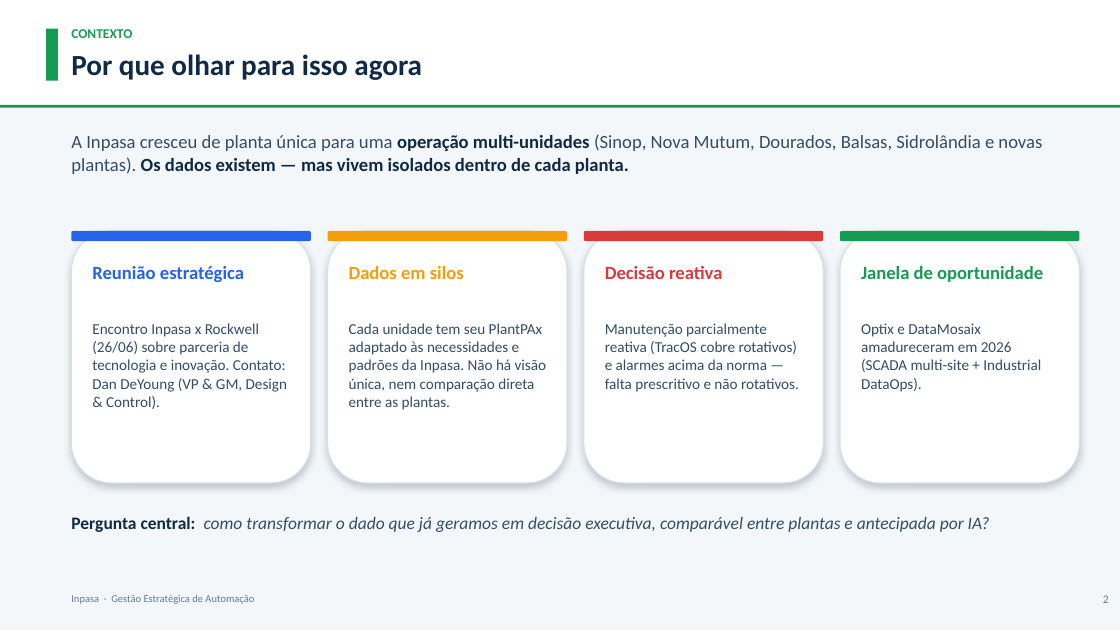
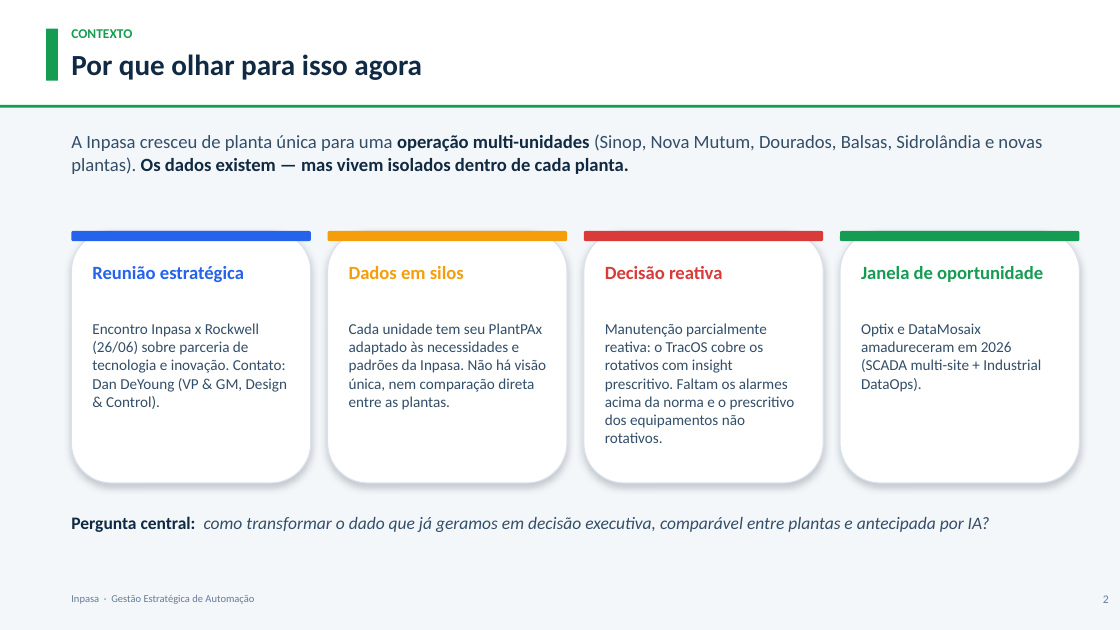
Before and after one commit to ItielGoncalves/ICG2025, a slide deck: slide 2 of 2026.06.28 - MULTI - DataOps na Prática IA a Serviço da Alta Gestão vFINAL.pptx. Drawn at 1120x630 pixels with LibreOffice and Linux fonts; fonts in the diff are those of the drawing. Boxes give left, top, right and bottom in pixels: in the first picture for what was removed or moved away, otherwise in the second. Text is boxed around its words. In the diff, an @@ line names an element or a change of style, - is before the commit and + after.

```diff
--- a/2026.06.28 - MULTI - DataOps na Prática IA a Serviço da Alta Gestão vFINAL.pptx
+++ b/2026.06.28 - MULTI - DataOps na Prática IA a Serviço da Alta Gestão vFINAL.pptx
@@ text at (605, 323, 795, 443): text changed @@
-Manutenção parcialmente reativa (TracOS cobre rotativos) e alarmes acima da norma — falta prescritivo e não rotativos.
+Manutenção parcialmente reativa: o TracOS cobre os rotativos com insight prescritivo. Faltam os alarmes acima da norma e o prescritivo dos equipamentos não rotativos.
```
Also in this commit, not shown: 1 other slide changed, 3 other files.
